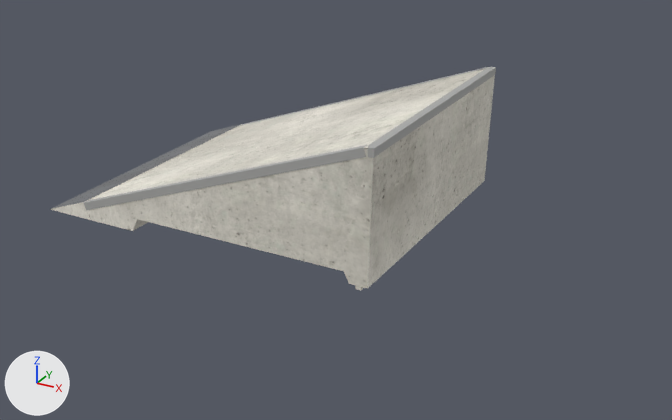
Before and after pictures for a commit that changed the glTF model public/katalog/modelle/bank-60.gltf.
Camera for both pictures: a 50 mm camera at (2.2, -3.42, 1.71) aimed at (0.36, -0.07, 0.04). The lights are fixed; the arrows at lower left show +X, +Y and +Z. The first picture is the older version. Vertices at exactly the same position are counted once.

Objects in the first picture: 'SK0020_Bank_-60.001'.
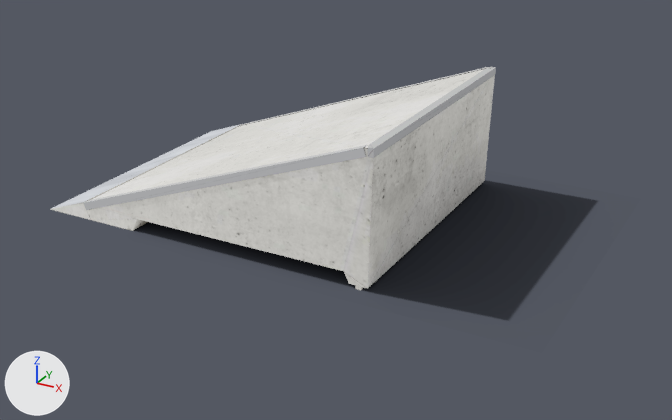
Changed parts and their boxes (x1, y1, x2, y2) in the pictures (672 x 420 px; the box of a moved part takes in the faces that stretch with it):
'SK0020_Bank_-60.001', surface changed: (50, 67, 496, 290) in both
'Schatten', added: after (70, 180, 597, 320)
part 1 of me_sk0020_bank__60_001, moved or reshaped: before (133, 67, 495, 231); after (133, 67, 495, 230)
part 2 of me_sk0020_bank__60_001, surface changed: (50, 67, 496, 290) in both

Patch to the scene script:
```diff
--- a/public/katalog/modelle/bank-60.gltf.py
+++ b/public/katalog/modelle/bank-60.gltf.py
@@ img_bank_60_licht @@
+img_bank_60_licht = load_image('bank-60_licht', 'texturen/bank-60_licht.jpg', 2048, 2048, 'sRGB')
@@ img_bank_60_schatten @@
+img_bank_60_schatten = load_image('bank-60_schatten', 'texturen/bank-60_schatten.png', 459, 297, 'sRGB')
@@ mat_beton_web_023 @@
 mat_beton_web_023 = bpy.data.materials.new('Beton_web.023')
-# nodes: BsdfPrincipled, NormalMap, OutputMaterial, TexImage x2, UVMap x2
-# uses the picture img_bank_60_farbe
-# uses the picture img_bank_60_normal
+# nodes: BsdfTransparent, Emission, LightPath, MixShader, OutputMaterial, TexImage, UVMap
+# uses the picture img_bank_60_licht
@@ mat_stahl_web_017 @@
 mat_stahl_web_017 = bpy.data.materials.new('Stahl_web.017')
-# nodes: BsdfPrincipled, NormalMap, OutputMaterial, TexImage x2, UVMap x2
-# uses the picture img_bank_60_farbe
-# uses the picture img_bank_60_normal
+# nodes: BsdfTransparent, Emission, LightPath, MixShader, OutputMaterial, TexImage, UVMap
+# uses the picture img_bank_60_licht
@@ mat_kantenwinkel_web_012 @@
 mat_kantenwinkel_web_012 = bpy.data.materials.new('Kantenwinkel_web.012')
-# nodes: BsdfPrincipled, NormalMap, OutputMaterial, TexImage x2, UVMap x2
-# uses the picture img_bank_60_farbe
-# uses the picture img_bank_60_normal
+# nodes: BsdfTransparent, Emission, LightPath, MixShader, OutputMaterial, TexImage, UVMap
+# uses the picture img_bank_60_licht
@@ mat_schatten_021 @@
+mat_schatten_021 = bpy.data.materials.new('Schatten.021')
+# uses the picture img_bank_60_schatten
@@ me_sk0020_bank__60_001 @@
 me_sk0020_bank__60_001.from_pydata(...)  # 94 vertices, 90 faces; spans x -0.82..0.82, y -0.63..0.63, z 0.0..0.58
 # used by ob_sk0020_bank__60_001; location = (0.0, 0.0, 0.0)
+# me_sk0020_bank__60_001 part 1
+# 14 faces are deleted
+# 12 new faces join them, mat_beton_web_023
+# 2 new faces join them, mat_kantenwinkel_web_012
+# me_sk0020_bank__60_001 part 2: 56 kept faces spanning x -0.82..0.82, y -0.63..0.63, z 0.0..0.58 get new texture (UV) coordinates
 me_sk0020_bank__60_001.materials.append(mat_beton_web_023)
@@ me_schatten @@
+me_schatten.from_pydata(...)  # 4 vertices, 2 faces; spans x -0.84..1.52, y -0.72..0.8, z 0.0
+me_schatten.materials.append(mat_schatten_021)
@@ ob_schatten @@
+ob_schatten = bpy.data.objects.new('Schatten', me_schatten)
+ob_schatten.location = (0.0, 0.0, 0.0)
```
